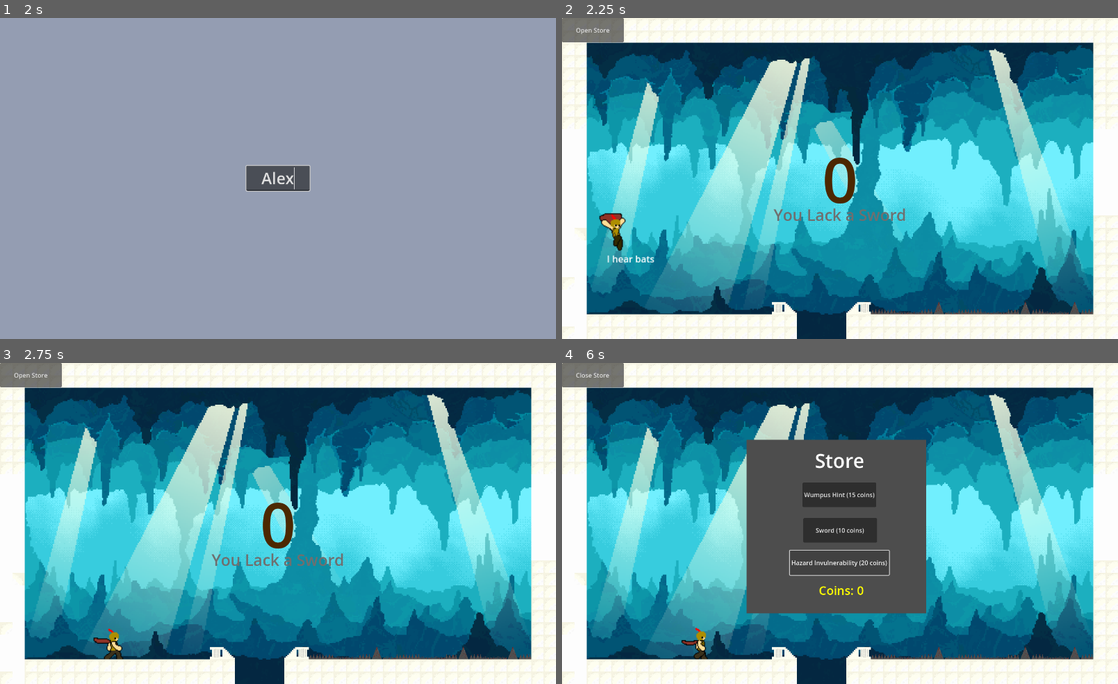
Above: before the commit, frames 1-4 (two rows, left to right).
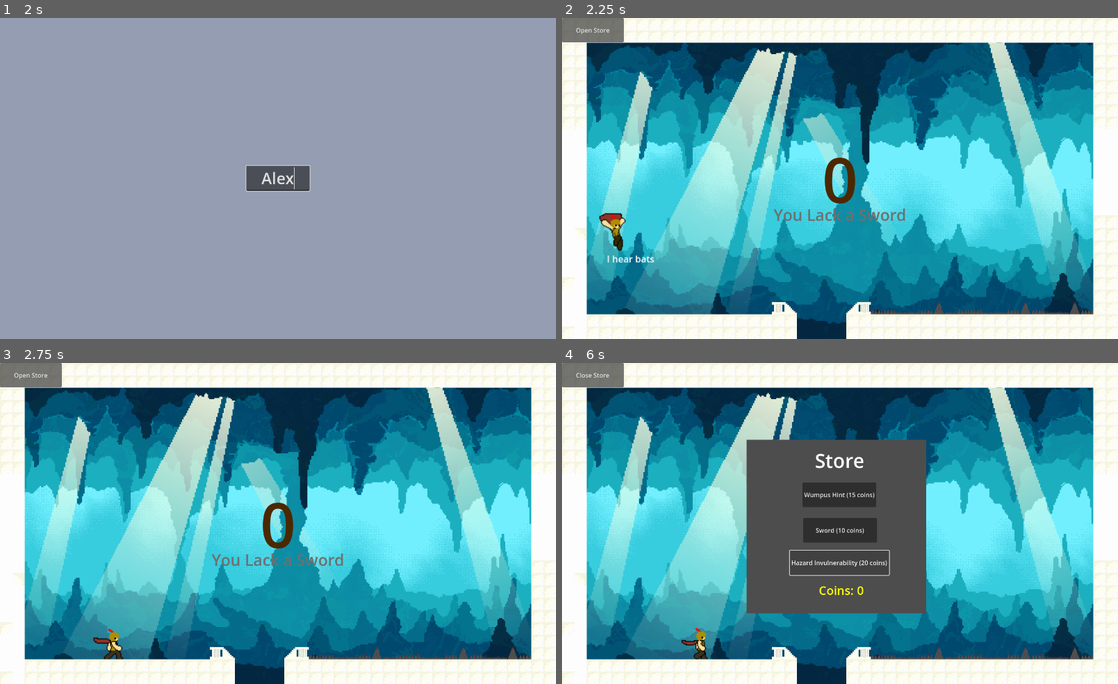
Above: after the commit, the same moments.

Repository: GCpeeper/HuntTheWampus
Game: Godot game, scene res://Scenes/main_menu.tscn
Two runs of this game, one before a commit and one after it. Both use one fixed random seed, a clock stepped at 60 frames per second and the inputs below.
Inputs (mouse positions are in pixels of both pictures, inside the frame that each line leads up to):
- Up to frame 1 (2 s): click "New Game" at 0.5 s; click (278, 178) at 1.27 s; type "Alex" at 1.35 s
- Up to frame 2 (2.25 s): tap Enter at 2 s; hold Right (right) from 2.03 s (still down)
- Up to frame 3 (2.75 s): keep holding Right (right); tap Space (jump) at 2.27 s
- Up to frame 4 (6 s): release Right (right) at 2.75 s; click "Open Store" at 2.75 s; click "Wumpus Hint (15 coins)" at 3.5 s; click "Sword (10 coins)" at 4.25 s; click "Hazard Invulnerability (20 co…" at 5 s; hold Right (right) from 5.78 s (still down)

Frame 1 is identical in both runs. In frame 2, 30% of the frame differs, in the area x 4-96%, y 7-96%; in frame 3, 30%; in frame 4, 22%.

Commit message:
offset the parallax with every room change

Diff:
--- a/wampus-game/Scenes/map.tscn
+++ b/wampus-game/Scenes/map.tscn
@@ -96,7 +96,7 @@
 
 [node name="Parallax Control" type="Node2D" parent="CanvasLayer2"]
 position = Vector2(714, 420)
-scale = Vector2(0.765, 0.765)
+scale = Vector2(0.815, 0.815)
 script = ExtResource("2_5qtum")
 
 [node name="Blue" type="Sprite2D" parent="CanvasLayer2/Parallax Control"]
--- a/wampus-game/Scripts/map.gd
+++ b/wampus-game/Scripts/map.gd
@@ -399,6 +399,7 @@
 		var roomInstance = curRoom[4].instantiate()
 		if curRoom[6] != 1 or doneWithHazard:
 			add_child(roomInstance)
+			$"CanvasLayer2/Parallax Control".offset()
 			travels += 1
 			for node in roomInstance.get_children():
 				if node.name == "Sword" and curRoom[7] != 1:
